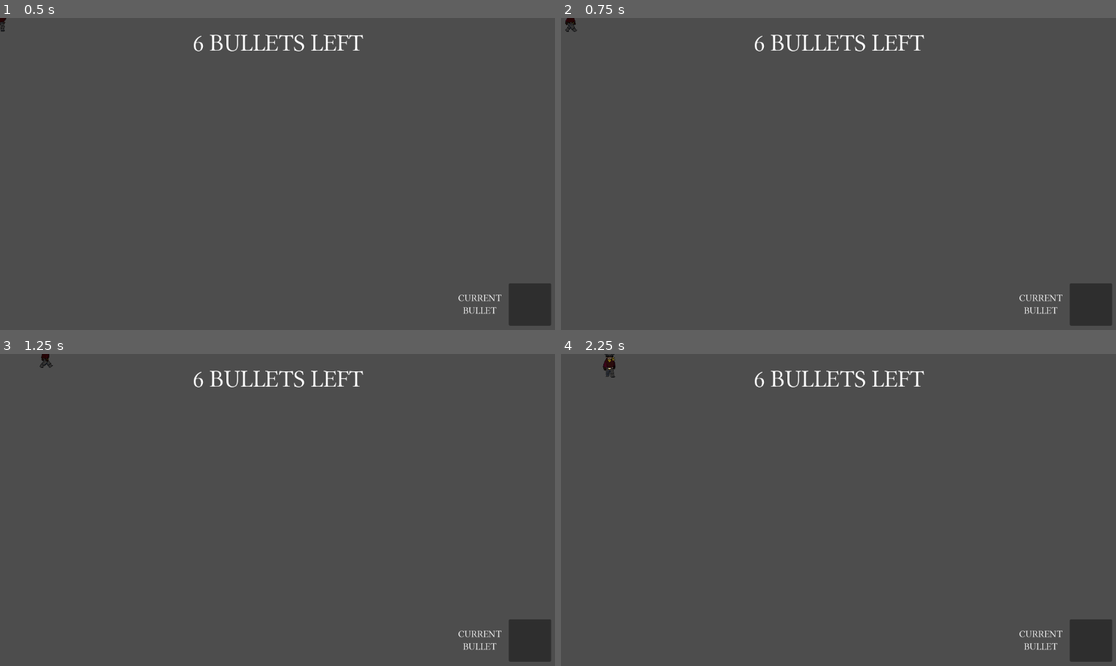
Above: before the commit, frames 1-4 (two rows, left to right).
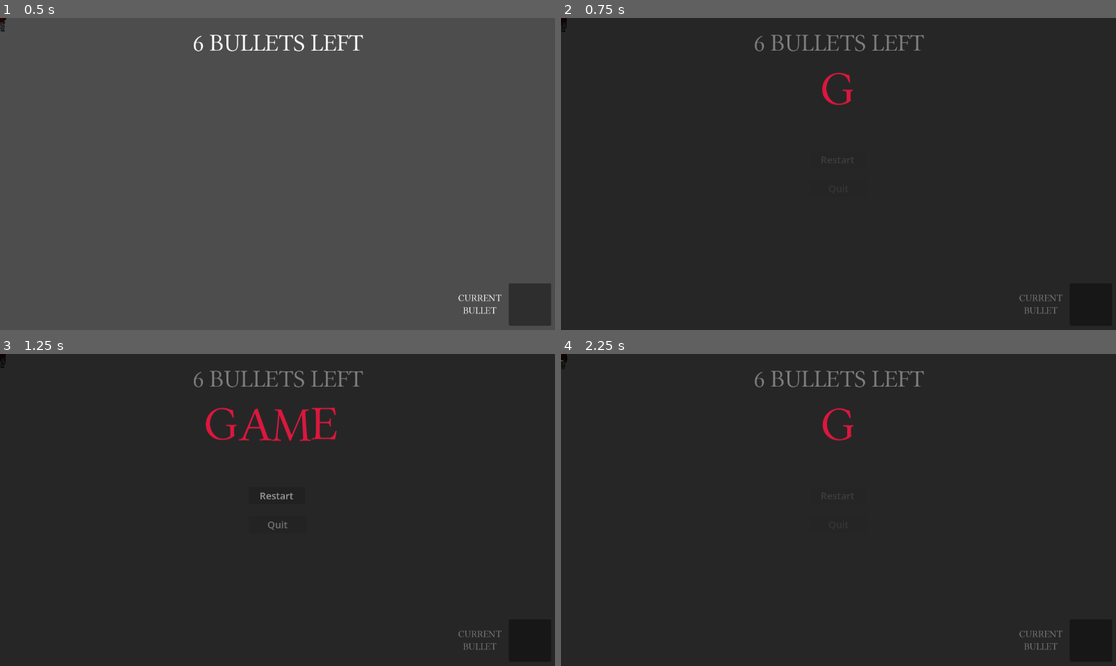
Above: after the commit, the same moments.

Repository: mydoot/game-jam-2026
Game: Godot game, scene res://Scenes/player.tscn
Two runs of this game, one before a commit and one after it. Both use one fixed random seed, a clock stepped at 60 frames per second and the inputs below. This scene is started directly instead of the project's main scene.
Inputs (mouse positions are in pixels of both pictures, inside the frame that each line leads up to):
- Up to frame 1 (0.5 s): no input
- Up to frame 2 (0.75 s): tap Enter at 0.5 s; move the mouse to (960, 158) at 0.52 s; hold D (move_right) from 0.53 s (still down); click (960, 158) at 0.6 s
- Up to frame 3 (1.25 s): keep holding D (move_right)
- Up to frame 4 (2.25 s): release D (move_right) at 1.25 s; click (838, 494) at 1.25 s, where only the run after the commit has a clickable "Restart"; tap Space at 2 s; move the mouse to (727, 525) at 2.02 s; hold S (move_down) from 2.03 s (still down); click (727, 525) at 2.1 s

Frame 1 is identical in both runs. In frame 2, 99% of the frame differs, in the area x 0-100%, y 0-100%; in frame 3, 99%; in frame 4, 99%.

Commit message:
more juice lets go

Diff:
--- a/Scenes/Main Area/planningTesting.tscn
+++ b/Scenes/Main Area/planningTesting.tscn
@@ -7,6 +7,7 @@
 [ext_resource type="Resource" uid="uid://cl7wj0we808eh" path="res://_Scripts/Resources/basic_bullet.tres" id="5_2kkx6"]
 [ext_resource type="Resource" uid="uid://bgojx76eouqoa" path="res://_Scripts/Resources/piercing_bullet.tres" id="5_vyeik"]
 [ext_resource type="Resource" uid="uid://b16rd5wk1n3j3" path="res://_Scripts/Resources/ricochet_bullet.tres" id="6_vyeik"]
+[ext_resource type="AudioStream" uid="uid://dls8kuxdy0ieh" path="res://Assets/Music/bach one.ogg" id="8_s12qc"]
 
 [sub_resource type="CircleShape2D" id="CircleShape2D_1rbsc"]
 radius = 17.029387
@@ -37,4 +38,9 @@
 position = Vector2(128, 25)
 shape = SubResource("CircleShape2D_1rbsc")
 
+[node name="AudioStreamPlayer2D" type="AudioStreamPlayer2D" parent="." unique_id=735382308]
+stream = ExtResource("8_s12qc")
+volume_db = -10.0
+autoplay = true
+
 [connection signal="body_entered" from="FinishPoint" to="." method="_on_finish_point_body_entered"]
--- a/Scenes/UI/game_over.tscn
+++ b/Scenes/UI/game_over.tscn
@@ -33,6 +33,7 @@
 offset_top = 89.0
 offset_right = 1152.0
 offset_bottom = 224.0
+scale = Vector2(1, 0.99408966)
 theme_override_colors/default_color = Color(0.86194634, 0.091310345, 0.2414658, 1)
 theme_override_fonts/normal_font = ExtResource("2_w88jv")
 theme_override_font_sizes/normal_font_size = 100
@@ -40,25 +41,6 @@
 text = "GAME OVER"
 horizontal_alignment = 1
 script = ExtResource("3_ckxb7")
-
-[node name="VBoxContainer" type="VBoxContainer" parent="Control" unique_id=1455952268]
-layout_mode = 1
-anchors_preset = 14
-anchor_top = 0.5
-anchor_right = 1.0
-anchor_bottom = 0.5
-offset_top = -46.5
-offset_bottom = 46.5
-grow_horizontal = 2
-grow_vertical = 2
-
-[node name="Restart" type="Button" parent="Control/VBoxContainer" unique_id=99475385]
-layout_mode = 2
-text = "Restart"
-
-[node name="Quit" type="Button" parent="Control/VBoxContainer" unique_id=867994254]
-layout_mode = 2
-text = "Quit"
 
 [node name="Label2" type="RichTextLabel" parent="Control" unique_id=981133744]
 layout_mode = 0
@@ -72,8 +54,40 @@
 text = "take care of your soul"
 horizontal_alignment = 1
 
+[node name="Restart" type="Button" parent="Control" unique_id=99475385]
+layout_mode = 1
+anchors_preset = 8
+anchor_left = 0.5
+anchor_top = 0.5
+anchor_right = 0.5
+anchor_bottom = 0.5
+offset_left = -60.0
+offset_top = -46.0
+offset_right = 57.0
+offset_bottom = -15.0
+grow_horizontal = 2
+grow_vertical = 2
+theme_override_font_sizes/font_size = 20
+text = "Restart"
+
+[node name="Quit" type="Button" parent="Control" unique_id=867994254]
+layout_mode = 1
+anchors_preset = 8
+anchor_left = 0.5
+anchor_top = 0.5
+anchor_right = 0.5
+anchor_bottom = 0.5
+offset_left = -60.0
+offset_top = 12.0
+offset_right = 61.0
+offset_bottom = 48.0
+grow_horizontal = 2
+grow_vertical = 2
+theme_override_font_sizes/font_size = 20
+text = "Quit"
+
 [node name="EnemyGunShotSFX" parent="." unique_id=1605415974 instance=ExtResource("2_wpaxx")]
 autoplay = true
 
-[connection signal="pressed" from="Control/VBoxContainer/Restart" to="." method="_on_restart_button_pressed"]
-[connection signal="pressed" from="Control/VBoxContainer/Quit" to="." method="_on_quit_button_pressed"]
+[connection signal="pressed" from="Control/Restart" to="." method="_on_restart_button_pressed"]
+[connection signal="pressed" from="Control/Quit" to="." method="_on_quit_button_pressed"]
--- a/Scenes/UI/planning.tscn
+++ b/Scenes/UI/planning.tscn
@@ -29,8 +29,9 @@
 
 [node name="BG" type="Panel" parent="Canvas" unique_id=1341884671]
 self_modulate = Color(1, 1, 1, 0.3372549)
-offset_top = 190.0
-offset_right = 1152.0
+offset_left = -15.0
+offset_top = -11.0
+offset_right = 1167.0
 offset_bottom = 653.0
 
 [node name="LoadoutMenu" type="Control" parent="Canvas" unique_id=767138845]
@@ -49,10 +50,10 @@
 anchor_top = 1.0
 anchor_right = 0.5
 anchor_bottom = 1.0
-offset_left = 275.0
-offset_top = 491.0
-offset_right = 822.5
-offset_bottom = 587.0
+offset_left = 262.9365
+offset_top = 422.0596
+offset_right = 810.4365
+offset_bottom = 518.05963
 grow_horizontal = 2
 grow_vertical = 0
 pivot_offset = Vector2(290, 300)
@@ -349,10 +350,10 @@
 anchor_top = 0.5
 anchor_right = 0.5
 anchor_bottom = 0.5
-offset_left = -318.75
-offset_top = -526.0
-offset_right = 211.25
-offset_bottom = -446.0
+offset_left = -335.87576
+offset_top = -583.94586
+offset_right = 194.12424
+offset_bottom = -503.94586
 grow_horizontal = 2
 grow_vertical = 2
 
@@ -529,6 +530,22 @@
 grow_vertical = 2
 expand_mode = 1
 stretch_mode = 5
+
+[node name="Label2" type="RichTextLabel" parent="Canvas/LoadoutMenu" unique_id=712631011]
+layout_mode = 1
+anchors_preset = 2
+anchor_top = 1.0
+anchor_bottom = 1.0
+offset_left = 254.982
+offset_top = 664.06494
+offset_right = 926.982
+offset_bottom = 687.06494
+grow_vertical = 0
+theme_override_fonts/normal_font = ExtResource("6_i378m")
+theme_override_font_sizes/normal_font_size = 18
+bbcode_enabled = true
+text = "[color=yellow]YELLOW[/color] = good ol' bullet                [color=blue]BLUE[/color] = Ricochet shot                 [color=green]GREEN[/color] = Piercing shot
+"
 
 [node name="Label" type="Label" parent="Canvas" unique_id=1167355404]
 anchors_preset = 2
@@ -547,10 +564,10 @@
 anchors_preset = 5
 anchor_left = 0.5
 anchor_right = 0.5
-offset_left = -20.0
-offset_top = 19.0
-offset_right = 20.0
-offset_bottom = 42.0
+offset_left = -105.0
+offset_top = 4.0
+offset_right = 105.0
+offset_bottom = 123.0
 grow_horizontal = 2
 theme_override_fonts/font = ExtResource("6_i378m")
 theme_override_font_sizes/font_size = 50
--- a/_Scripts/game_over.gd
+++ b/_Scripts/game_over.gd
@@ -1,7 +1,7 @@
 extends CanvasLayer
 
-@onready var restart: Button = $Control/VBoxContainer/Restart
-@onready var quit: Button = $Control/VBoxContainer/Quit
+@onready var restart: Button = $Control/Restart
+@onready var quit: Button = $Control/Quit
 
 ## Pause overlay instantiated by Player when Stats emits died. It owns the
 ## restart and quit buttons while allowing itself to process during pause.
--- a/_Scripts/player.gd
+++ b/_Scripts/player.gd
@@ -75,6 +75,7 @@
 ## Weapon to spawn the matching bullet.
 func start_attack() -> void:
 	if not GlobalVariables.has_loaded_bullets():
+		take_damage(10)
 		return
 	if not stats.spend_bullets(1):
 		return
--- a/_Scripts/stats_data.gd
+++ b/_Scripts/stats_data.gd
@@ -47,9 +47,10 @@
 func spend_bullets(amount: float) -> bool:
 	if bullets >= amount:
 		bullets -= amount
+		print(bullets)
 		return true
 
-	#player.take_damage(10)
+
 	return false
 
 
Not shown, added: Assets/Music/bach one.ogg.import
Not shown, changed: Assets/Music/gamejam2-level1.ogg.import
Not shown, added: Assets/Music/gamejamsong2.ogg.import
Not shown, added: Assets/Music/the blues one.ogg.import
Not shown, added: Assets/Music/bach one.ogg
Not shown, added: Assets/Music/gamejamsong2.ogg
Not shown, added: Assets/Music/the blues one.ogg
